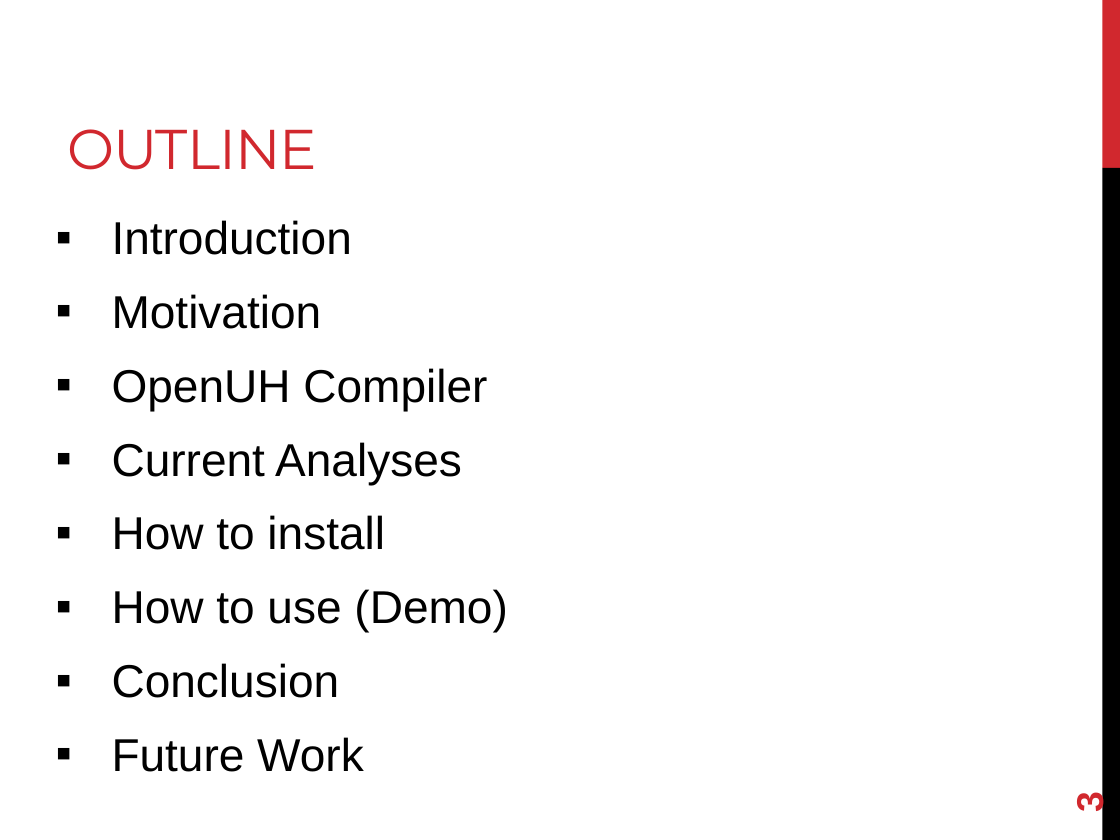
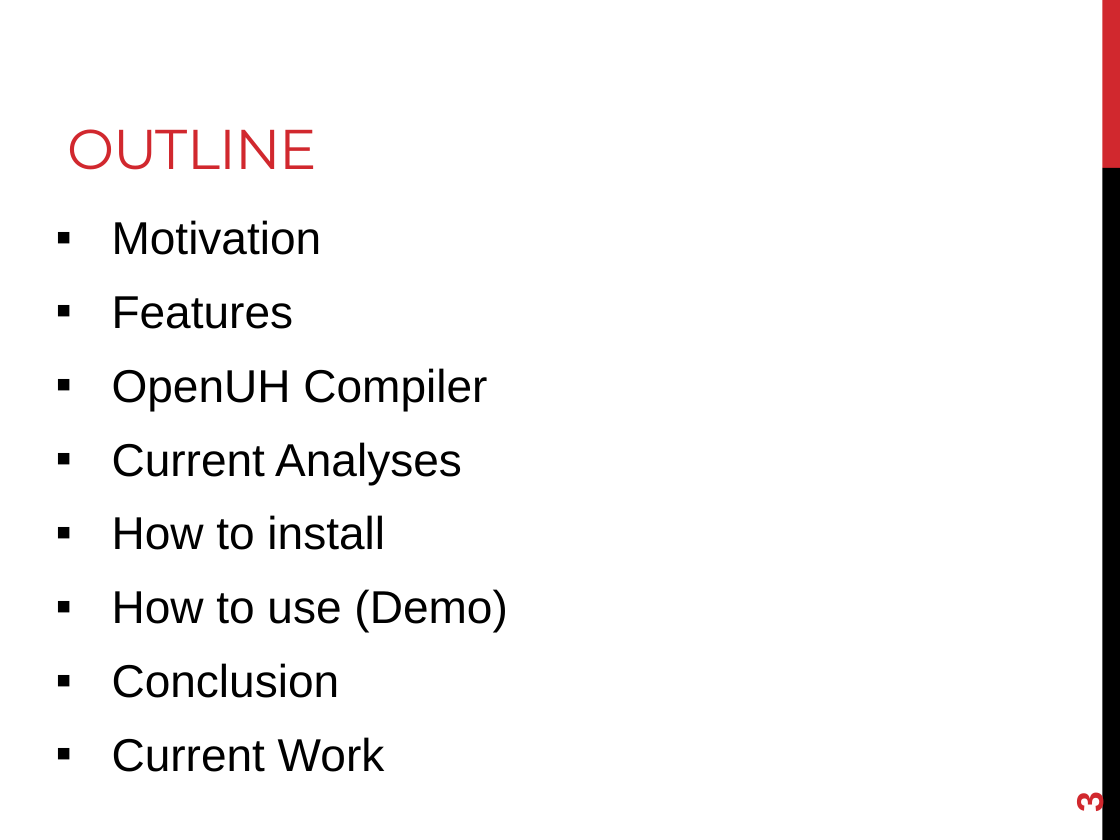
Before and after one commit to openshmem-org/sc14-tutorial, a slide deck: slide 3 of SHMEM-Analyzer.pptx. Drawn at 1120x840 pixels with LibreOffice and Linux fonts; fonts in the diff are those of the drawing. Boxes give left, top, right and bottom in pixels: in the first picture for what was removed or moved away, otherwise in the second. Text is boxed around its words. In the diff, an @@ line names an element or a change of style, - is before the commit and + after.

```diff
--- a/SHMEM-Analyzer.pptx
+++ b/SHMEM-Analyzer.pptx
@@ text at box(112, 220, 352, 255): paragraph removed @@
-▪ Introduction
@@ text at box(112, 296, 294, 329): paragraph added @@
+▪ Features
@@ text at box(112, 737, 385, 772): text changed @@
-▪ Future Work
+▪ Current Work
```
Also in this commit, not shown: 8 other slides changed, 2 slides added, 3 slides removed.
